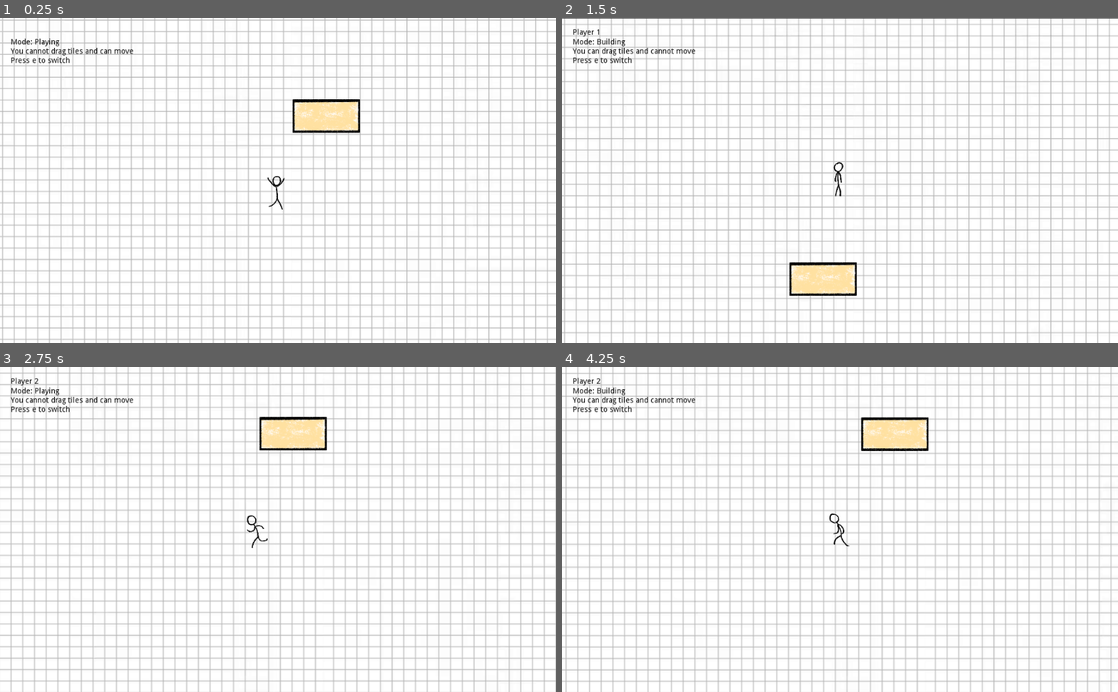
Above: before the commit, frames 1-4 (two rows, left to right).
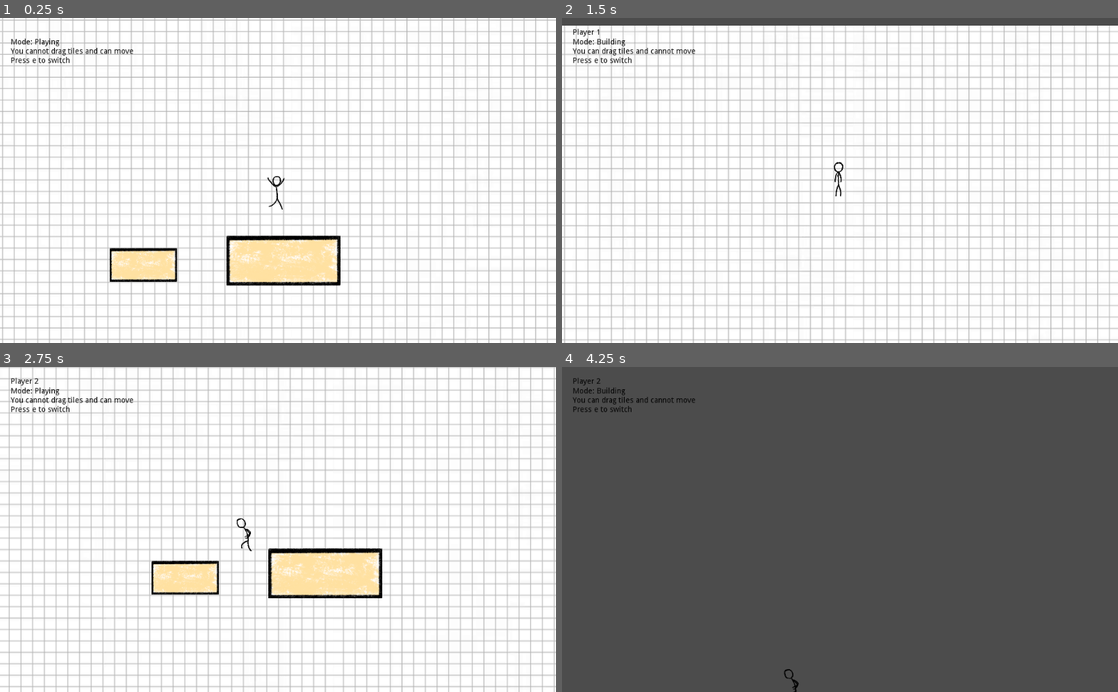
Above: after the commit, the same moments.

Repository: DominickRobinson/Supreme-Hen-Donkey
Game: Godot game, scene res://DemoScene.tscn
The game is run twice, just before and just after one commit, with the same random seed, the same clock (stepped at 60 frames per second) and the same inputs.
Inputs (mouse positions are in pixels of both pictures, inside the frame that each line leads up to):
- Up to frame 1 (0.25 s): no input
- Up to frame 2 (1.5 s): tap E (debug1) at 0.5, 1.25 s; drag from (890, 86) to (828, 196) at 0.52 s; drag from (678, 307) to (828, 151) at 1.27 s
- Up to frame 3 (2.75 s): tap E (debug1) at 2 s; move the mouse to (333, 458) at 2.02 s; press the mouse at (333, 458) at 2.03 s; hold A (left) from 2.03 s (still down)
- Up to frame 4 (4.25 s): release A (left) at 2.75 s; release the mouse at (895, 458) at 2.75 s; tap E (debug1) at 2.75, 3.5 s; drag from (812, 594) to (856, 435) at 2.77 s; move the mouse to (1006, 578) at 3.52 s; press the mouse at (1006, 578) at 3.53 s; hold D (right) from 3.53 s (still down); tap Space (jump) at 3.77 s

The runs differ from the first frame. In frame 1, 5.7% of the frame differs, in the area x 19-65%, y 25-83%; in frame 2, 20%; in frame 3, 35%; in frame 4, 100%, in the area x 0-100%, y 0-100%.
Error before the commit: Invalid get index 'position' (on base: 'null instance'). (res://Scripts/Player.gd:26)

Commit message:
Make start block work better

Diff:
--- a/Supreme-Hen-Donkey/BlankMultiplayerScene.tscn
+++ b/Supreme-Hen-Donkey/BlankMultiplayerScene.tscn
@@ -1,13 +1,10 @@
-[gd_scene load_steps=7 format=2]
+[gd_scene load_steps=6 format=2]
 
-[ext_resource path="res://GCS - SHD/blocks and stuff/Block.png" type="Texture" id=2]
+[ext_resource path="res://Prefabs/StartBlock.tscn" type="PackedScene" id=1]
 [ext_resource path="res://GCS - SHD/blocks and stuff/notebook1.png" type="Texture" id=3]
 [ext_resource path="res://UI.tscn" type="PackedScene" id=4]
 [ext_resource path="res://Player.tscn" type="PackedScene" id=5]
 [ext_resource path="res://Scripts/GameManager.gd" type="Script" id=6]
-
-[sub_resource type="RectangleShape2D" id=1]
-extents = Vector2( 105, 46 )
 
 [node name="DemoScene" type="Node2D"]
 
@@ -42,18 +39,6 @@
 "_edit_lock_": true
 }
 
-[node name="StartBlock" type="StaticBody2D" parent="."]
-collision_layer = 3
-collision_mask = 3
-
-[node name="Block" type="Sprite" parent="StartBlock"]
-scale = Vector2( 0.42, 0.368 )
-texture = ExtResource( 2 )
-__meta__ = {
-"_edit_lock_": true
-}
-
-[node name="CollisionShape2D" type="CollisionShape2D" parent="StartBlock"]
-shape = SubResource( 1 )
+[node name="StartBlock" parent="." instance=ExtResource( 1 )]
 
 [connection signal="switchMode" from="GameManager" to="Player" method="_on_GameManager_switchMode"]
--- a/Supreme-Hen-Donkey/DemoScene.tscn
+++ b/Supreme-Hen-Donkey/DemoScene.tscn
@@ -8,6 +8,7 @@
 [ext_resource path="res://Prefabs/MovingPlatform.tscn" type="PackedScene" id=6]
 [ext_resource path="res://Scripts/GameManager.gd" type="Script" id=7]
 [ext_resource path="res://UI.tscn" type="PackedScene" id=8]
+[ext_resource path="res://Prefabs/StartBlock.tscn" type="PackedScene" id=9]
 
 [sub_resource type="RectangleShape2D" id=1]
 extents = Vector2( 30, 30 )
@@ -69,9 +70,14 @@
 format = 1
 
 [node name="DraggableTile2" parent="." instance=ExtResource( 5 )]
-position = Vector2( 152, 269 )
+position = Vector2( -185, 544 )
 
 [node name="DraggableTile" parent="." instance=ExtResource( 4 )]
 position = Vector2( -235, 377 )
 
 [node name="MovingPlatform" parent="DraggableTile" instance=ExtResource( 6 )]
+
+[node name="StartBlock" parent="." instance=ExtResource( 9 )]
+position = Vector2( 73, 536 )
+
+[connection signal="switchMode" from="GameManager" to="Player" method="_on_GameManager_switchMode"]
--- /dev/null
+++ b/Supreme-Hen-Donkey/Prefabs/StartBlock.tscn
@@ -0,0 +1,20 @@
+[gd_scene load_steps=3 format=2]
+
+[ext_resource path="res://GCS - SHD/blocks and stuff/Block.png" type="Texture" id=1]
+
+[sub_resource type="RectangleShape2D" id=1]
+extents = Vector2( 105, 46 )
+
+[node name="StartBlock" type="StaticBody2D"]
+collision_layer = 3
+collision_mask = 3
+
+[node name="Block" type="Sprite" parent="."]
+scale = Vector2( 0.42, 0.368 )
+texture = ExtResource( 1 )
+__meta__ = {
+"_edit_lock_": true
+}
+
+[node name="CollisionShape2D" type="CollisionShape2D" parent="."]
+shape = SubResource( 1 )
--- a/Supreme-Hen-Donkey/Scripts/Player.gd
+++ b/Supreme-Hen-Donkey/Scripts/Player.gd
@@ -21,11 +21,11 @@
 onready var start = get_node('../StartBlock')
 
 func _ready():
-	var startShape = get_node('../StartBlock/CollisionShape2D')
+	var startBlock = get_node('../StartBlock/')
 	var extraOffset = 0
-	startPos = startShape.position - Vector2(0, startShape.shape.extents.y +
+	startPos = startBlock.position - Vector2(0,
+		startBlock.get_node('CollisionShape2D').shape.extents.y +
 		$CollisionShape2D.shape.height + extraOffset)
-
 
 # Lot of functions are called automatically by the engine. These include _ready, _process, etc.
 # This gets called on every physics frame. Sort of like FixedUpdate() in Unity.
Not shown: 1 places in Supreme-Hen-Donkey/DemoScene.tscn that only renumber resources
